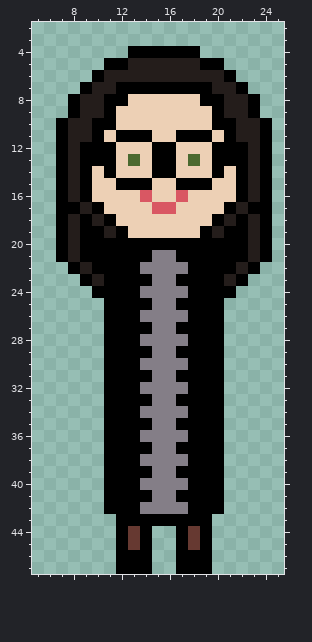
Pixel-art file: Assets/Sprites/Dinah.aseprite. That is the earlier state.
32x48 pixels, 1 frame. Shown: x 5..25, y 2..47.
And afterwards:
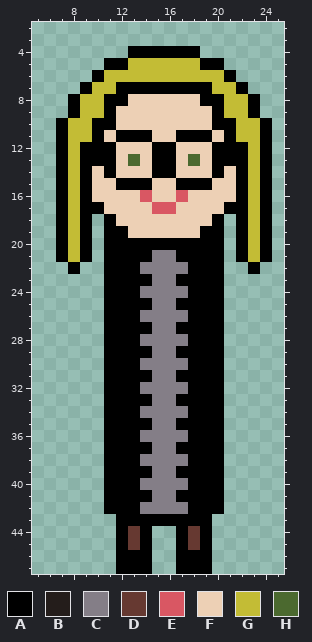
Palette (. is transparent): A #000000  B #241d1b  C #847e87  D #663931  E #d95763  F #edd0b5  G #c3bc35  H #4b692f
Edits made:
Colour B becomes colour A in row 17 at x 9 and 22; in row 19 at x 11 and 20.
Colour A becomes colour G in row 17 at x 8 and 23.
Colour B becomes colour G in row 5 at x 13 to 18; in row 6 at x 11 to 20; in row 7 at x 10 to 11 and 20 to 21; in rows 8 to 9 at x 9 to 10 and 21 to 22; in rows 10 to 11 at x 8 to 9 and 22 to 23; in rows 12 to 16 at x 8 and 23.
Colour B becomes colour G in rows 18 to 21 at x 8 and 23.
Colour A is gone in rows 19 to 22 at x 10 and 21; in row 23 at x 9 and 22; in row 24 at x 10 and 21.
Colour B is gone in row 18 at x 10 and 21; in row 22 at x 9 and 22; in row 23 at x 10 and 21.
Changed places in both pictures, as pixel boxes (x1, y1, x2, y2):
changed: (68, 58, 260, 298)
